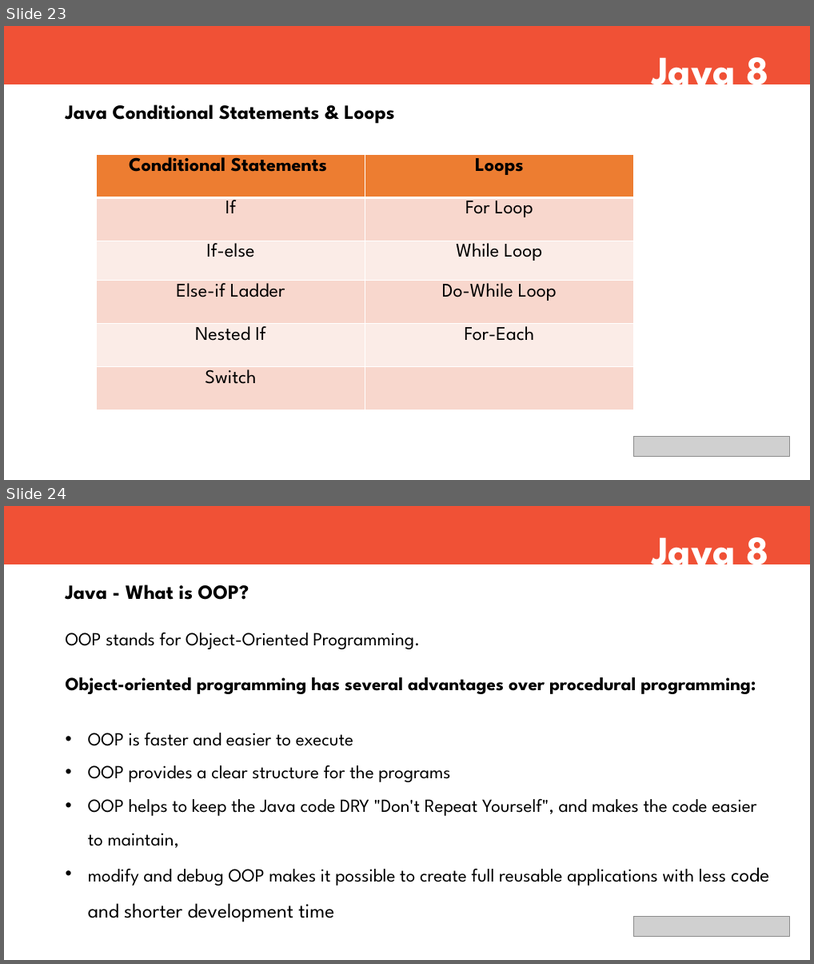
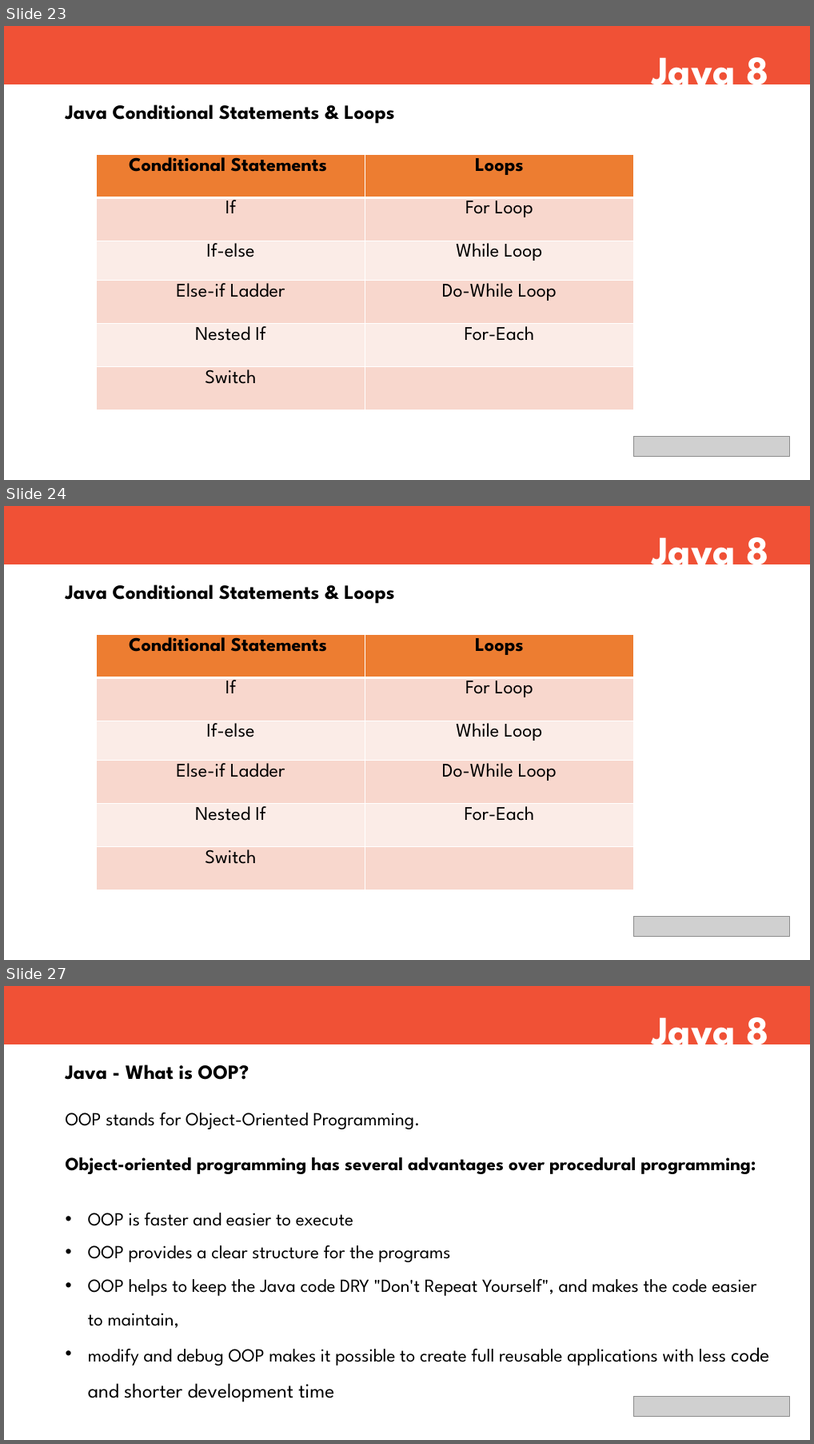
Before and after one commit to Jayanthyuva7/FullStackContents, a slide deck: Core Java/Core Java.pptx. Shown one above the other, each under a label of ours: slides 23 and 24 before the commit, slides 23, 24 and 27 after it; the slides between them are not shown. The pictures are 814x964 and 814x1444 pixels, drawn with LibreOffice and Linux fonts; fonts in the diff are those of the drawing; grey boxes stand for pictures. Boxes give left, top, right and bottom in pixels: in the first picture for what was removed or moved away, otherwise in the second. Text is boxed around its words. In the diff, an @@ line names an element or a change of style, - is before the commit and + after.

```diff
--- a/Core Java/Core Java.pptx
+++ b/Core Java/Core Java.pptx
@@ slide 24 added at box(4, 506, 810, 960), background #FFFFFF @@
@@ rectangle added at box(4, 506, 810, 564), fill #F05136 @@
@@ text added at box(652, 524, 769, 576), 48 pt, text #FFFFFF, bold @@
+Java 8
@@ text added at box(66, 584, 394, 604), 24 pt, text #000000, bold @@
+Java Conditional Statements & Loops
@@ table added at box(97, 634, 634, 889), 6 rows, 2 columns @@
+Conditional Statements | Loops
+If | For Loop
+If-else | While Loop
+Else-if Ladder | Do-While Loop
+Nested If | For-Each
+Switch | 
@@ picture added at box(634, 916, 790, 936) @@
@@ what was slide 24 is now slide 27 @@
```
Also in this commit, not shown: 1 slide changed, 3 other slides added, 2 other files.
